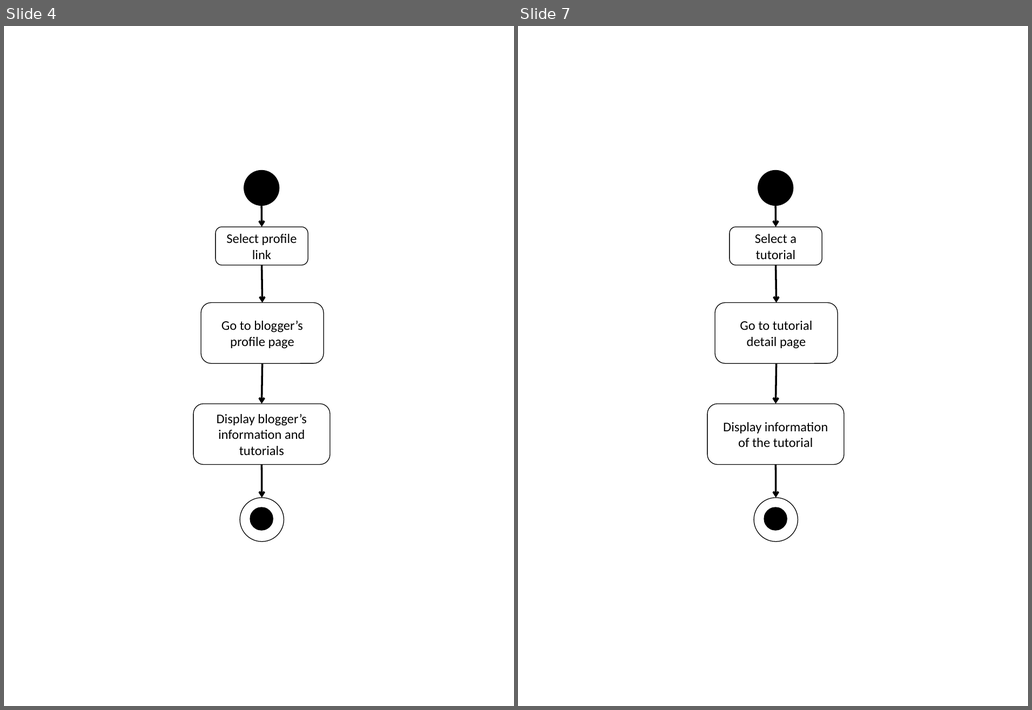
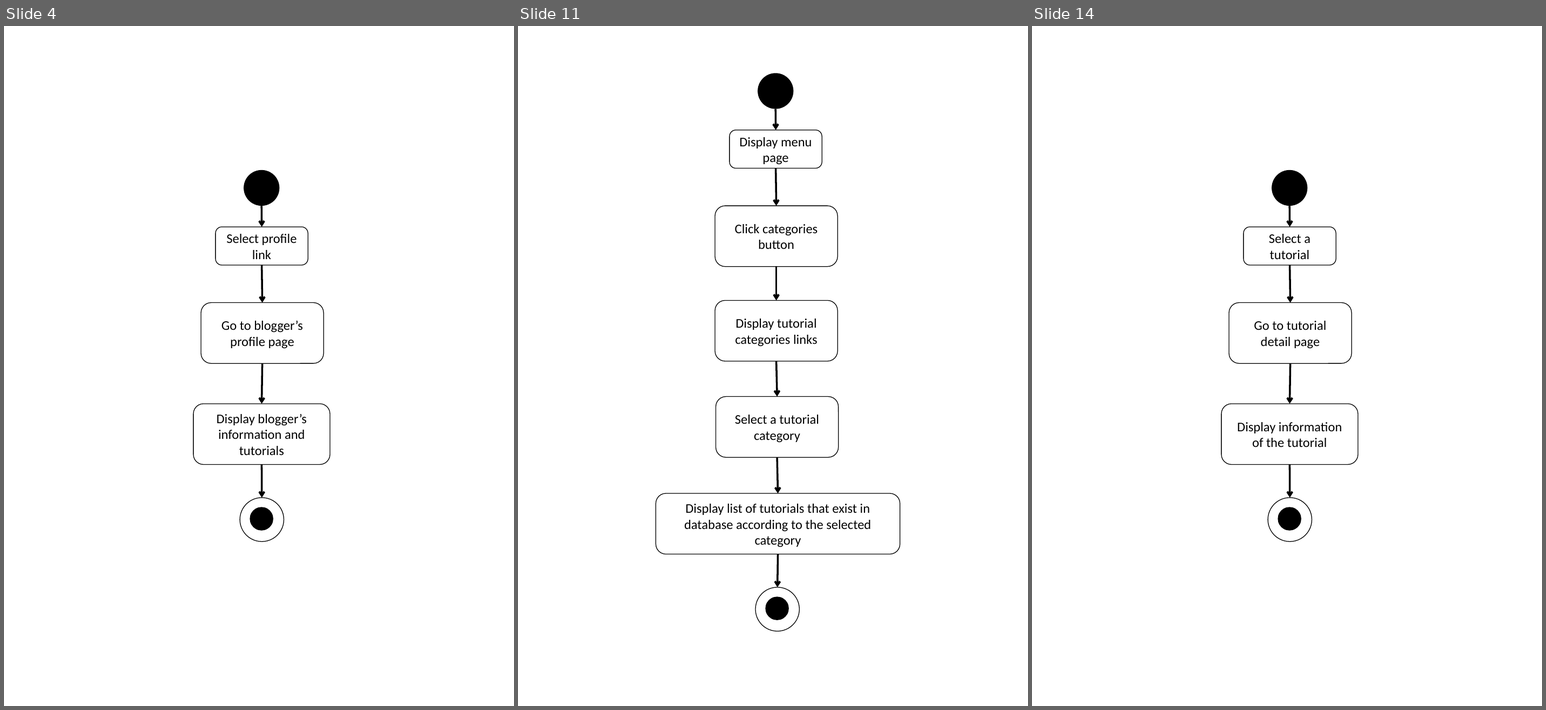
Before and after one commit to asciidaitoon/HanDIYcraft, a slide deck: Design/AD mob.pptx. Shown side by side, each under a label of ours: slides 4 and 7 before the commit, slides 4, 11 and 14 after it; the slides between them are not shown. The pictures are 1032x710 and 1546x710 pixels, drawn with LibreOffice and Linux fonts; fonts in the diff are those of the drawing. Boxes give left, top, right and bottom in pixels: in the first picture for what was removed or moved away, otherwise in the second. Text is boxed around its words. In the diff, an @@ line names an element or a change of style, - is before the commit and + after.

```diff
--- a/Design/AD mob.pptx
+++ b/Design/AD mob.pptx
@@ slide 11 added at (x1=518, y1=26, x2=1028, y2=706), background #FFFFFF @@
@@ ellipse added at (x1=758, y1=73, x2=793, y2=109), fill #000000 @@
@@ arrow added from (776, 109) to (776, 130), #000000 2 pt @@
@@ rounded rectangle added at (x1=730, y1=130, x2=822, y2=168), fill #FFFFFF, outline #000000 0.75 pt, 14 pt, text #000000 @@
+Display menu page
@@ arrow added from (776, 168) to (777, 206), #000000 2 pt @@
@@ rounded rectangle added at (x1=715, y1=206, x2=838, y2=266), fill #FFFFFF, outline #000000 0.75 pt, 14 pt, text #000000 @@
+Click categories button
@@ arrow added from (777, 267) to (777, 301), #000000 2 pt @@
@@ rounded rectangle added at (x1=715, y1=301, x2=838, y2=361), fill #FFFFFF, outline #000000 0.75 pt, 14 pt, text #000000 @@
+Display tutorial categories links
@@ arrow added from (777, 361) to (777, 397), #000000 2 pt @@
@@ rounded rectangle added at (x1=716, y1=397, x2=838, y2=457), fill #FFFFFF, outline #000000 0.75 pt, 14 pt, text #000000 @@
+Select a tutorial category
@@ arrow added from (777, 457) to (778, 494), #000000 2 pt @@
@@ rounded rectangle added at (x1=656, y1=494, x2=900, y2=554), fill #FFFFFF, outline #000000 0.75 pt, 14 pt, text #000000 @@
+Display list of tutorials that exist in database according to the selected category
@@ arrow added from (778, 555) to (778, 588), #000000 2 pt @@
@@ ellipse added at (x1=756, y1=588, x2=800, y2=631), fill #FFFFFF, outline #000000 0.75 pt @@
@@ ellipse added at (x1=766, y1=597, x2=789, y2=620), fill #000000 @@
@@ what was slide 7 is now slide 14 @@
```
Also in this commit, not shown: 3 slides changed, 33 other slides added, 1 slide removed, 14 other files.
